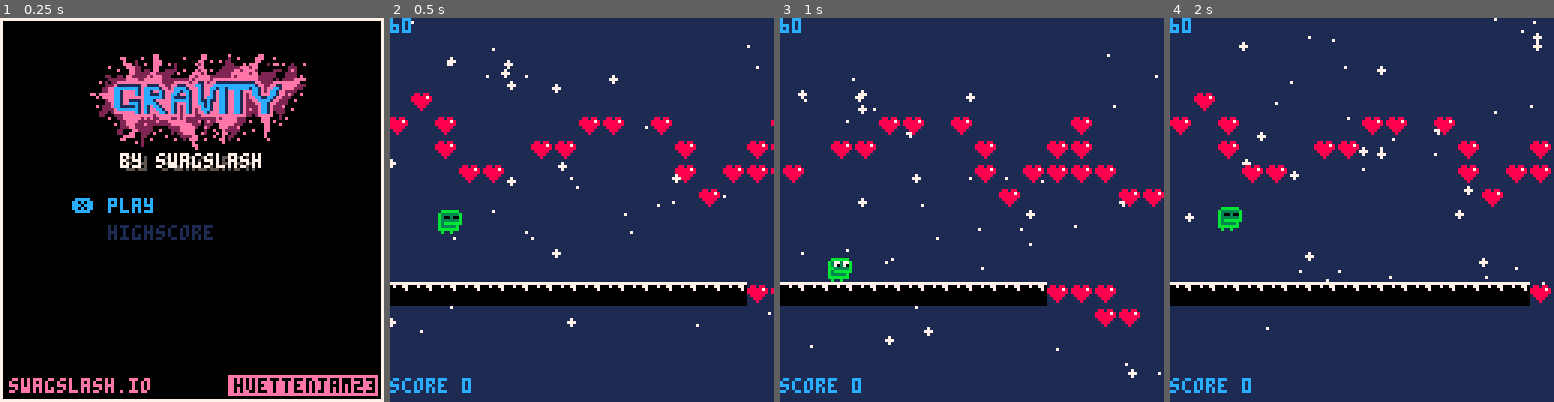
Above: before the commit, frames 1-4 (left to right).
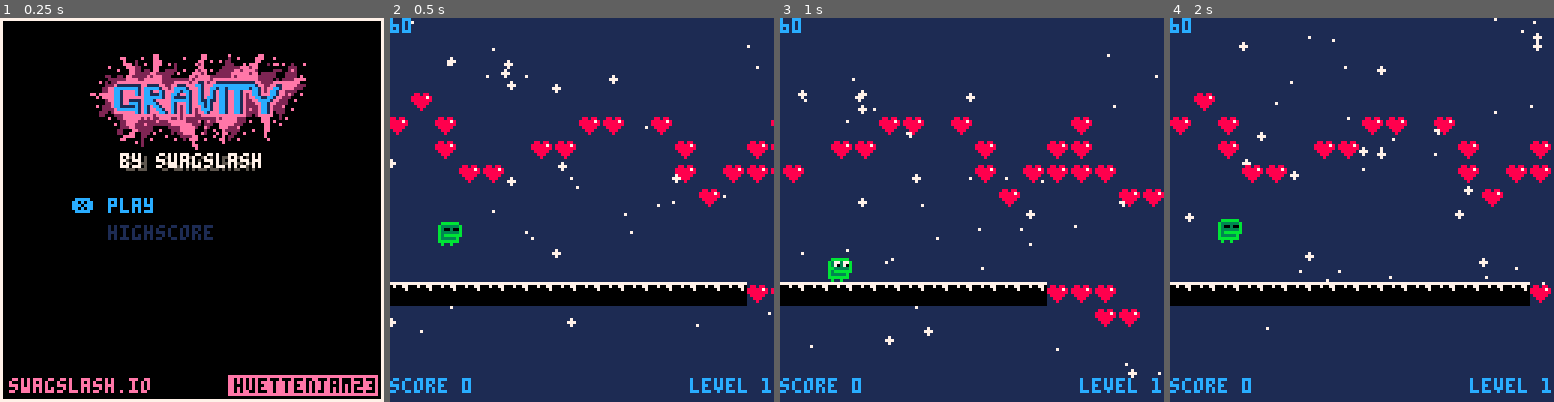
Above: after the commit, the same moments.

Repository: swagslash/huettenjam2023
Game: PICO-8 cartridge huettenjam2023.p8
Same seed, same stepped clock (60 frames per second), same inputs: the game is played once before the commit and once after it.
Inputs:
- Up to frame 1 (0.25 s): no input
- Up to frame 2 (0.5 s): tap X (X key) at 0.33 s
- Up to frame 3 (1 s): tap O (Z key) at 0.7 s
- Up to frame 4 (2 s): tap X (X key) at 1.07, 1.85 s; tap O (Z key) at 1.7 s

Frame 1 is identical in both runs. In frame 2, 0.8% of the frame differs, in the area x 12-100%, y 50-98%; in frame 3, 0.3%; in frame 4, 0.8%.

Commit message:
implement next level logic

Diff:
--- a/huettenjam2023.p8
+++ b/huettenjam2023.p8
@@ -9,8 +9,10 @@
 #include scripts/menu.lua
 #include scripts/game.lua
 #include scripts/gameover.lua
+#include scripts/nextlevel.lua
 #include scripts/snow.lua
 #include scripts/utils.lua
+#include scripts/collision.lua
 
 __gfx__
 88eeeee8ffffffffff4444fffbbbbbbffbbbbbbffbbbbfffff6666ffffffffffffffffffffffffffffffffffffffffffffffffffffffffffffffffffffffffff
--- /dev/null
+++ b/scripts/collision.lua
@@ -0,0 +1,73 @@
+function collides_y(offset_y)
+    local p_x_left = player.x + map_scroll_speed
+    local p_x_right = p_x_left + 7
+    local p_y_top = player.y + offset_y
+    local p_y_bottom = p_y_top + 7
+
+    local positions = {}
+    add(positions, { x = p_x_left, y = p_y_top })
+    add(positions, { x = p_x_right, y = p_y_top })
+    add(positions, { x = p_x_left, y = p_y_bottom })
+    add(positions, { x = p_x_right, y = p_y_bottom })
+
+    return collides(positions, all_flags)
+end
+
+function collides_x()
+    local p_x_right = player.x + map_scroll_speed + 7
+    local p_y_top = player.y
+    local p_y_bottom = p_y_top + 7
+
+    local positions = {}
+    add(positions, { x = p_x_right, y = p_y_top })
+    add(positions, { x = p_x_right, y = p_y_bottom })
+
+    return collides(positions, all_flags)
+end
+
+
+function collides_item ()
+    local positions = {}
+    add(positions, {x = player.x, y = player.y})
+    add(positions, {x = player.x + 7, y = player.y})
+    add(positions, {x = player.x, y = player.y + 7})
+    add(positions, {x = player.x + 7, y = player.y + 7})
+
+    -- check if already collided
+    local item_collision = collides(positions, {item_flag})
+    for c in all(item_collision) do
+        score = score + 1
+        mset(c.x, c.y, 0)
+    end
+end
+
+function collides (positions, flags)
+    local collisions = {}
+
+    for c in all(positions) do
+        -- map player coordinates to world/map coordinates (pixel --> sprite)
+        local world_x = (c.x - map_scroll_x_offset) / 8
+        local world_y = c.y / 8 + map_y_offset
+        -- get map tile
+        local sprite = mget(world_x, world_y)
+        -- check if sprite is solid
+
+        for flag in all(flags) do
+            if fget(sprite, flag) then
+                add(collisions, {flag = flag, x = world_x, y = world_y })
+            end
+        end
+    end
+
+    return collisions
+end
+
+function collides_with(collisions, flag)
+    for c in all(collisions) do
+        if c.flag == flag then
+            return true
+        end
+    end
+
+    return false
+end
--- a/scripts/game.lua
+++ b/scripts/game.lua
@@ -8,11 +8,11 @@
     fall_direction = 1,  -- 1 down, -1 up
     can_toggle = false,
     last_time_grounded = 0,
-    is_dead = false
+    is_dead = false,
+    is_finished = false
 }
 
 score = 0
-level = 0
 
 player_sprite = 2 -- index of the player-sprite
 solid_flag = 1 -- flag of solid blocks
@@ -20,24 +20,24 @@
 item_flag = 3 -- flag of collectible items
 all_flags = { solid_flag, deadly_flag }
 
-map_x_offset = 0 -- x-offset of the map to draw
-map_y_offset = 0 -- y-offset of the map to draw
+map_level_height = 16 -- portion of the map to load
+map_y_offset = 0 -- y-offset of the level | 1 level = 16 blocks
+map_scroll_x_offset = 0 -- x-offset of the map to draw
 map_scroll_speed = 1 -- speed of the world map scrolling
 gravity = 4 -- gravity
 initial_fall_speed = 0.4 -- initial velocity (time player is already falling)
-
-map_level_height = 16 -- portion of the map to load
 
 -- draw offsets for the player and map to position it in the middle of the screen
 global_draw_offset_x = 0
 global_draw_offset_y = 0
 game_over_frames = 120
 
-level_finished_offset = 120
-
+level_finished_offset = 100 -- block offset when the level finishes
+level = 0
+final_level = 1
 
 -- this is basically _init
-function open_game()
+function open_game(next_level)
     act_update = update_game
     act_draw = draw_game
 
@@ -47,16 +47,25 @@
         init_snowflake(x)
     end
 
-    player.y = 60
+    player.x = player_start_x
+    player.y = player_start_y
     player.fall_direction = 1
     player.can_toggle = false
     player.last_time_grounded = t() - initial_fall_speed
     player.is_dead = false
+    player.is_finished = false
 
-    map_x_offset = 0
+    map_scroll_x_offset = 0
     map_y_offset = level * map_level_height
 
-    score = 0
+    if next_level == level then
+        score = 0
+    end
+
+    level = next_level
+
+    map_scroll_x_offset = 0
+    map_y_offset = 16 * level
 end
 
 function update_game()
@@ -66,13 +75,17 @@
         return
     end
 
+    if update_level_finished() then
+        return
+    end
+
     if has_finished() then
         next_level()
         return
     end
 
     -- scroll map to the left
-    map_x_offset = map_x_offset - map_scroll_speed
+    map_scroll_x_offset = map_scroll_x_offset - map_scroll_speed
 
     if btnp(❎) and player.can_toggle then
         toggle_gravity()
@@ -90,7 +103,7 @@
     -- draw snow in background
     draw_snow()
     -- draw map
-    map(0, 0, map_x_offset + global_draw_offset_x + map_level_height * level, map_y_offset + global_draw_offset_y, 128, map_level_height)
+    map(0, map_y_offset, map_scroll_x_offset + global_draw_offset_x, global_draw_offset_y, 128, map_level_height)
     -- draw player sprite
     local is_facing_down = player.fall_direction < 0
     local player_sprite = player.can_toggle and 3 or 4
@@ -98,11 +111,14 @@
     spr(player_sprite, player.x + global_draw_offset_x, player.y + global_draw_offset_y, 1, 1, false, is_facing_down)
 
     -- draw game over screen on top if dead
-    if (player.is_dead) then
+    if player.is_dead then
         draw_game_over()
+    elseif player.is_finished then
+        draw_level_finished()
     else
         -- draw score
         print('score ' .. score, 0, 120, 12)
+        print('level ' .. level + 1, 100, 120, 12)
     end
 end
 
@@ -140,84 +156,6 @@
 end
 
 function has_finished()
-    local map_tiles_passed = map_x_offset / 8
+    local map_tiles_passed = map_scroll_x_offset / 8
     return (map_tiles_passed * -1) > level_finished_offset
 end
-
-function next_level()
-    -- advance to next level
-end
-
-function collides_y(offset_y)
-    local p_x_left = player.x + map_scroll_speed
-    local p_x_right = p_x_left + 7
-    local p_y_top = player.y + offset_y
-    local p_y_bottom = p_y_top + 7
-
-    local positions = {}
-    add(positions, { x = p_x_left, y = p_y_top })
-    add(positions, { x = p_x_right, y = p_y_top })
-    add(positions, { x = p_x_left, y = p_y_bottom })
-    add(positions, { x = p_x_right, y = p_y_bottom })
-
-    return collides(positions, all_flags)
-end
-
-function collides_x()
-    local p_x_right = player.x + map_scroll_speed + 7
-    local p_y_top = player.y
-    local p_y_bottom = p_y_top + 7
-
-    local positions = {}
-    add(positions, { x = p_x_right, y = p_y_top })
-    add(positions, { x = p_x_right, y = p_y_bottom })
-
-    return collides(positions, all_flags)
-end
-
-
-function collides_item ()
-    local positions = {}
-    add(positions, {x = player.x, y = player.y})
-    add(positions, {x = player.x + 7, y = player.y})
-    add(positions, {x = player.x, y = player.y + 7})
-    add(positions, {x = player.x + 7, y = player.y + 7})
-
-    -- check if already collided
-    local item_collision = collides(positions, {item_flag})
-    for c in all(item_collision) do
-        score = score + 1
-        mset(c.x, c.y, 0)
-    end
-end
-
-function collides (positions, flags)
-    local collisions = {}
-
-    for c in all(positions) do
-        -- map player coordinates to world/map coordinates (pixel --> sprite)
-        local world_x = (c.x - map_x_offset) / 8
-        local world_y = (c.y - map_y_offset) / 8
-        -- get map tile
-        local sprite = mget(world_x, world_y)
-        -- check if sprite is solid
-
-        for flag in all(flags) do
-            if fget(sprite, flag) then
-                add(collisions, {flag = flag, x = world_x, y = world_y })
-            end
-        end
-    end
-
-    return collisions
-end
-
-function collides_with(collisions, flag)
-    for c in all(collisions) do
-        if c.flag == flag then
-            return true
-        end
-    end
-
-    return false
-end
--- a/scripts/gameover.lua
+++ b/scripts/gameover.lua
@@ -8,7 +8,7 @@
     if (player.is_dead) then
         framespassed = 120 - game_over_frames
         if btnp(❎) then
-            open_game()
+            open_game(0)
         end
         if btnp(🅾️) then
             open_menu()
--- a/scripts/menu.lua
+++ b/scripts/menu.lua
@@ -12,9 +12,9 @@
 end
 
 function update_menu()
-    if btn(❎) then
+    if btnp(❎) then
         if cur_sel == 1 then
-            open_game()
+            open_game(0)
         end
 
         if cur_sel == 2 then
--- /dev/null
+++ b/scripts/nextlevel.lua
@@ -0,0 +1,36 @@
+function next_level()
+    player.is_finished = true
+end
+
+function update_level_finished()
+    if player.is_finished then
+        if btnp(❎) then
+            if level >= final_level then
+                open_menu()
+            else
+                open_game(level + 1)
+            end
+        end
+        if btnp(🅾️) then
+            open_menu()
+        end
+
+        return true
+    end
+    return false
+end
+
+function draw_level_finished()
+    rect(19, 31, 32 + 64 + 13, 32 + 61, 12)
+    rectfill(20, 32, 32 + 64 + 12, 32 + 60, 7)
+
+    if level >= final_level then
+        outline_print_center("congratulations", 40, 7, 1, 2)
+        print_center("score: "..score, 60)
+        print_center("press ❎ to", 75)
+        print_center("return to menu", 83)
+    else
+        outline_print_center("level finished", 40, 7, 1, 2)
+        print_center("press ❎ to continue", 80)
+    end
+end
